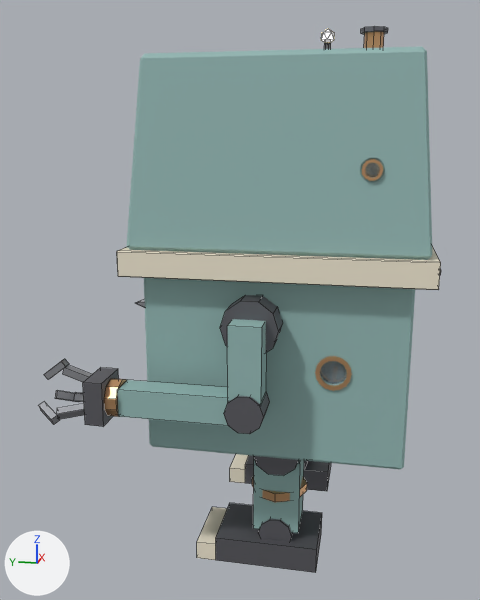
Before and after pictures for a commit that changed the Blender file blender/mecha.blend.
Both versions are drawn from a 50 mm lens placed at (-12.25, -1.45, 7.41), pointed at (-0.14, 0.98, 4.38). The lights are fixed; the arrows at lower left show +X, +Y and +Z. The picture after the commit comes second. Mesh edges are drawn as thin lines on the coarser meshes.

Before the edit, the objects in view are built like this:
```python
ob_ext_body = bpy.data.objects.new('Ext_Body', me_ext_body)
ob_ext_body.location = (0.0, 0.0, 0.0)
ob_ext_details = bpy.data.objects.new('Ext_Details', me_ext_details)
ob_ext_details.location = (0.0, 0.0, 0.0)
ob_int_decor = bpy.data.objects.new('Int_Decor', me_int_decor)
ob_int_decor.location = (0.0, 0.0, 0.0)
# also in view: 'Ext_Collar' at (0.0, 0.0, 5.5); 'Ext_Head' at (0.0, 0.0, 7.15)
```
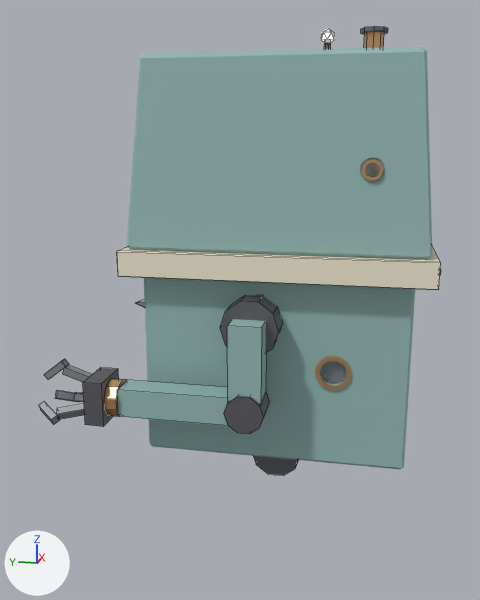
The edits, one by one:
me_ext_details is used by ob_ext_details; location (0.0, 0.0, 0.0).
me_ext_details had 975 vertices, 715 faces and spanned x -3.47..3.38, y -2.44..4.26, z 0.0..9.37.
me_ext_details now has 855 vertices, 635 faces and spans x -3.47..3.38, y -2.44..4.26, z 1.75..9.37.
me_ext_details part 1: 10 loose pieces with 120 vertices, spanning x -2.0..2.0, y -0.75..1.4, z 0.0..1.95, are deleted.

Where the change shows, as pixel boxes (x1, y1, x2, y2) in the pictures (480 x 600 px):
'Ext_Details', reshaped (18% shorter): before (38, 26, 441, 573); after (38, 26, 441, 475)
part 1 of me_ext_details, deleted: before (197, 454, 331, 573)
